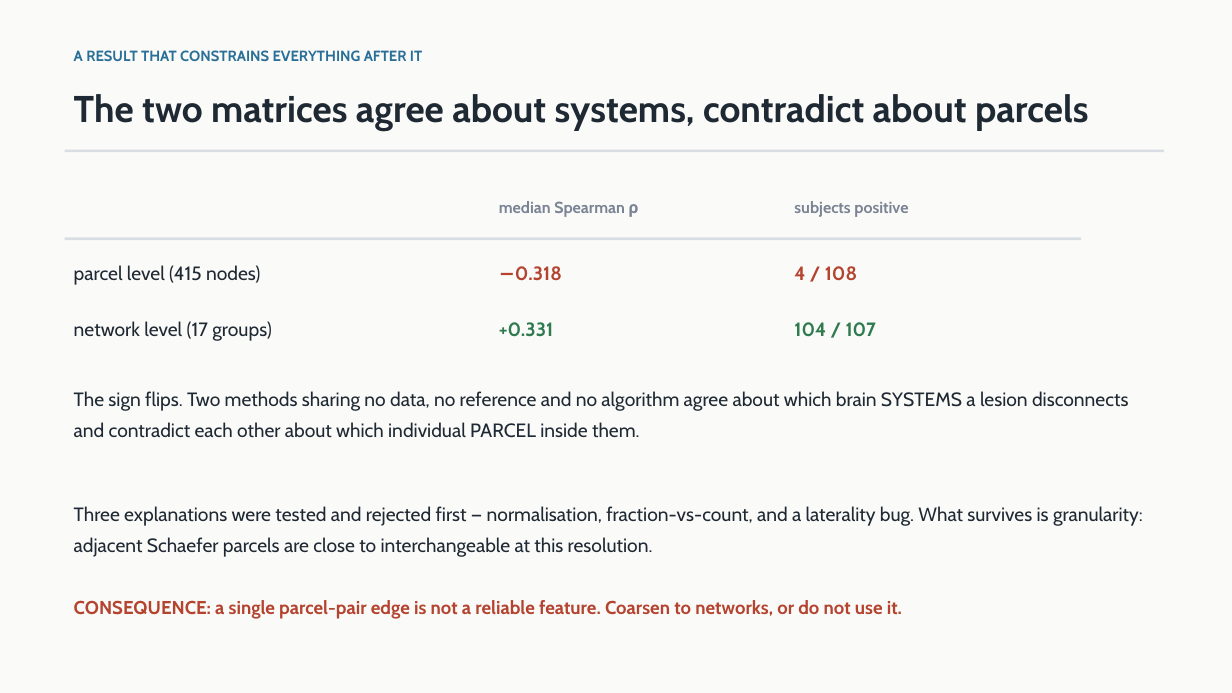
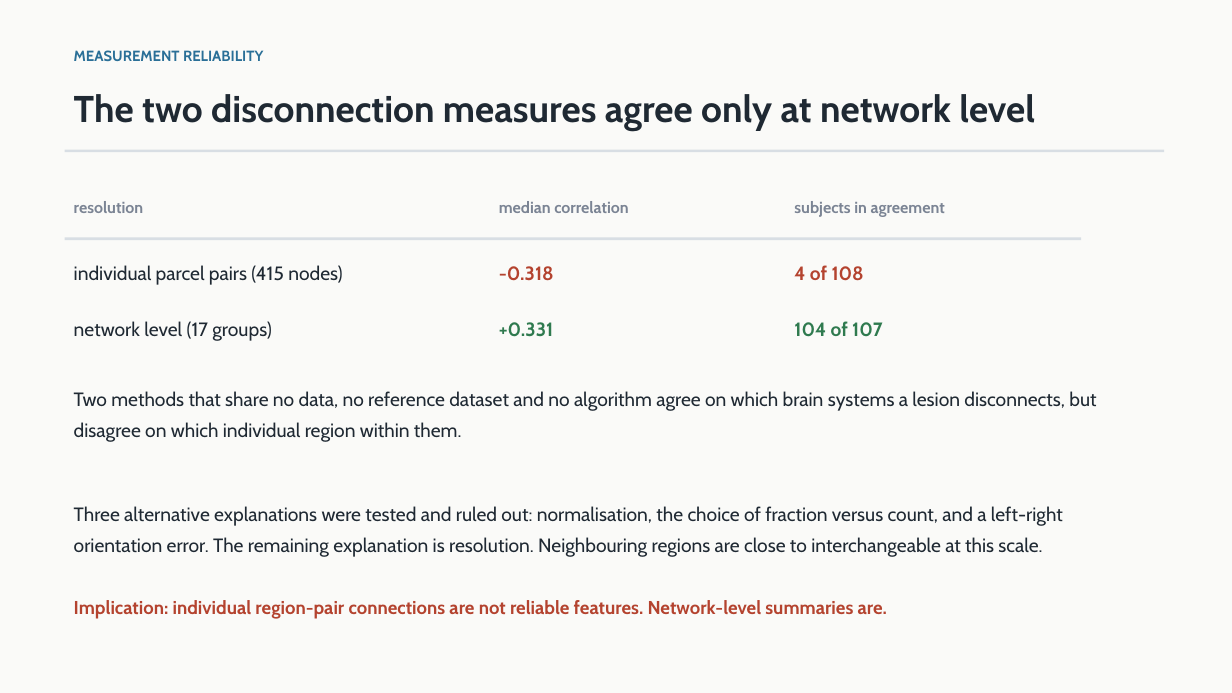
Before and after one commit to Manas-Maahir/SLP, a slide deck: slide 6 of docs/Lesion_Disconnection_Status.pptx. Drawn at 1232x693 pixels with LibreOffice and Linux fonts; fonts in the diff are those of the drawing. Boxes give left, top, right and bottom in pixels: in the first picture for what was removed or moved away, otherwise in the second. Text is boxed around its words. In the diff, an @@ line names an element or a change of style, - is before the commit and + after.

```diff
--- a/docs/Lesion_Disconnection_Status.pptx
+++ b/docs/Lesion_Disconnection_Status.pptx
@@ text at (x1=74, y1=50, x2=263, y2=61): text changed @@
-A RESULT THAT CONSTRAINS EVERYTHING AFTER IT
+MEASUREMENT RELIABILITY
@@ text at (x1=74, y1=94, x2=1035, y2=131): text changed @@
-The two matrices agree about systems, contradict about parcels
+The two disconnection measures agree only at network level
@@ text added at (x1=74, y1=201, x2=144, y2=213), 12.5 pt, text #7B8494, bold @@
+resolution
@@ text at (x1=499, y1=201, x2=628, y2=213): text changed @@
-median Spearman ρ
+median correlation
@@ text at (x1=794, y1=201, x2=945, y2=217): text changed @@
-subjects positive
+subjects in agreement
@@ text at (x1=74, y1=265, x2=342, y2=285): text changed @@
-parcel level (415 nodes)
+individual parcel pairs (415 nodes)
@@ text at (x1=499, y1=266, x2=554, y2=281): text changed @@
-−0.318
+-0.318
@@ text at (x1=794, y1=265, x2=864, y2=281): text changed @@
-4 / 108
+4 of 108
@@ text at (x1=794, y1=321, x2=883, y2=337): text changed @@
-104 / 107
+104 of 107
@@ text at (x1=74, y1=391, x2=1096, y2=557): text changed @@
-The sign flips. Two methods sharing no data, no reference and no algorithm agree about which brain SYSTEMS a lesion disconnects and contradict each other about which individual PARCEL inside them.
-Three explanations were tested and rejected first — normalisation, fraction-vs-count, and a laterality bug. What survives is granularity: adjacent Schaefer parcels are close to interchangeable at this resolution.
+Two methods that share no data, no reference dataset and no algorithm agree on which brain systems a lesion disconnects, but disagree on which individual region within them.
+Three alternative explanations were tested and ruled out: normalisation, the choice of fraction versus count, and a left-right orientation error. The remaining explanation is resolution. Neighbouring regions are close to interchangeable at this scale.
@@ text at (x1=74, y1=600, x2=887, y2=619): text changed @@
-CONSEQUENCE: a single parcel-pair edge is not a reliable feature. Coarsen to networks, or do not use it.
+Implication: individual region-pair connections are not reliable features. Network-level summaries are.
```
Also in this commit, not shown: 14 other slides changed, 1 other file.
